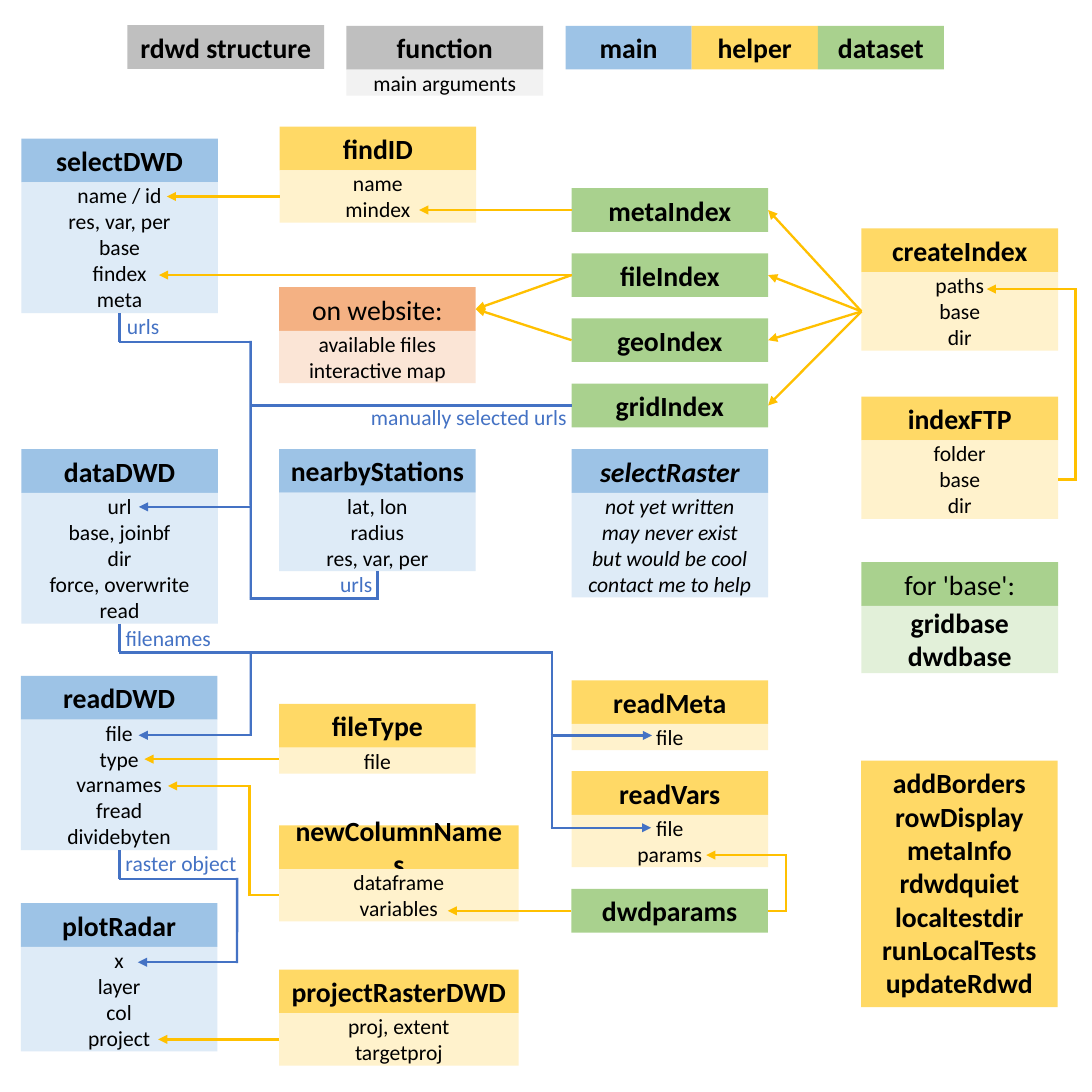
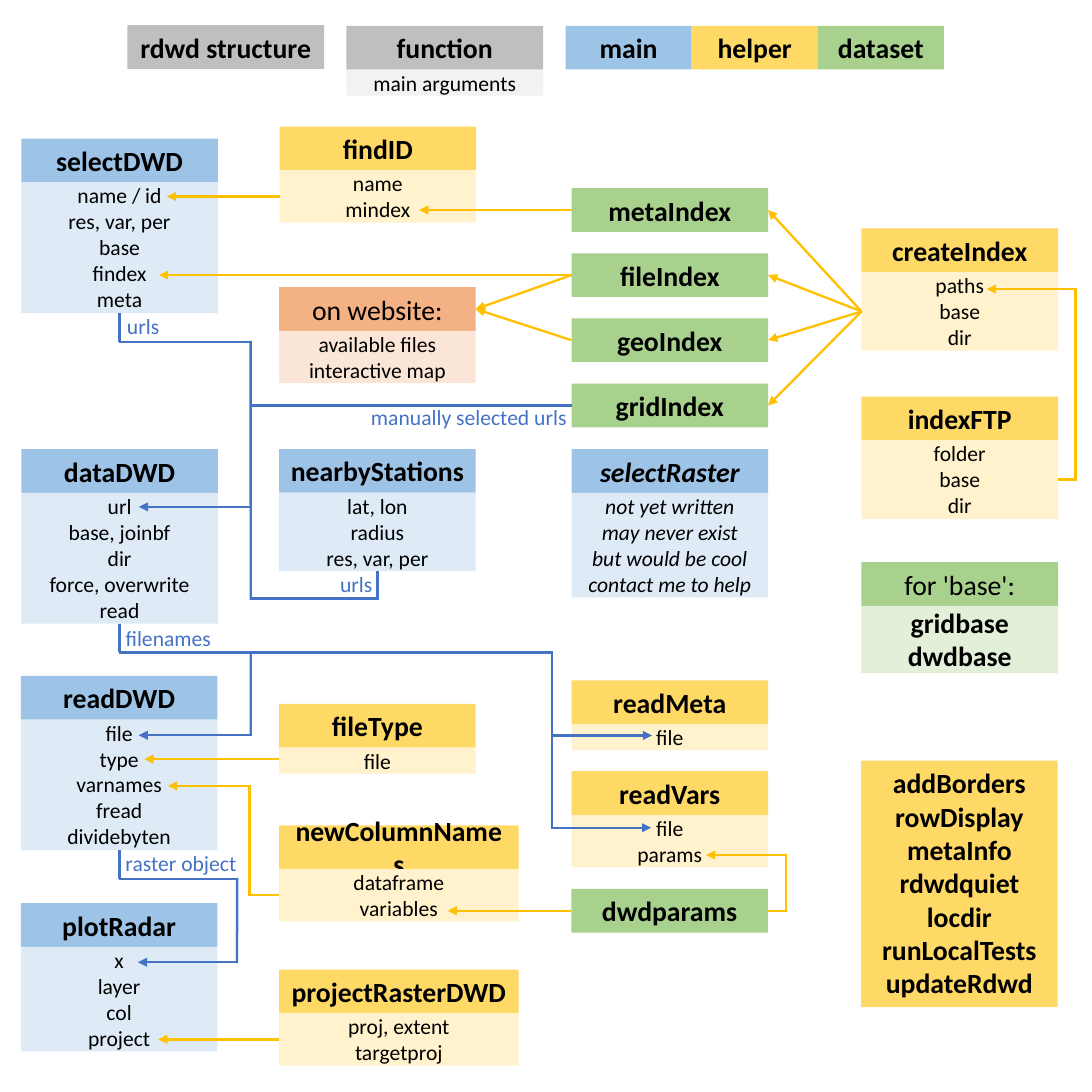
Before and after one commit to brry/rdwd, a slide deck: slide 1 of misc/vign/PackageSchematic.pptx. Drawn at 1092x1092 pixels with LibreOffice and Linux fonts; fonts in the diff are those of the drawing. Boxes give left, top, right and bottom in pixels: in the first picture for what was removed or moved away, otherwise in the second. Text is boxed around its words. In the diff, an @@ line names an element or a change of style, - is before the commit and + after.

Commit message:
locdir used in website

```diff
--- a/misc/vign/PackageSchematic.pptx
+++ b/misc/vign/PackageSchematic.pptx
@@ text in rounded rectangle at (927, 907, 992, 928): text changed @@
-localtestdir
+locdir
```
Also in this commit, not shown: 5 other files.
